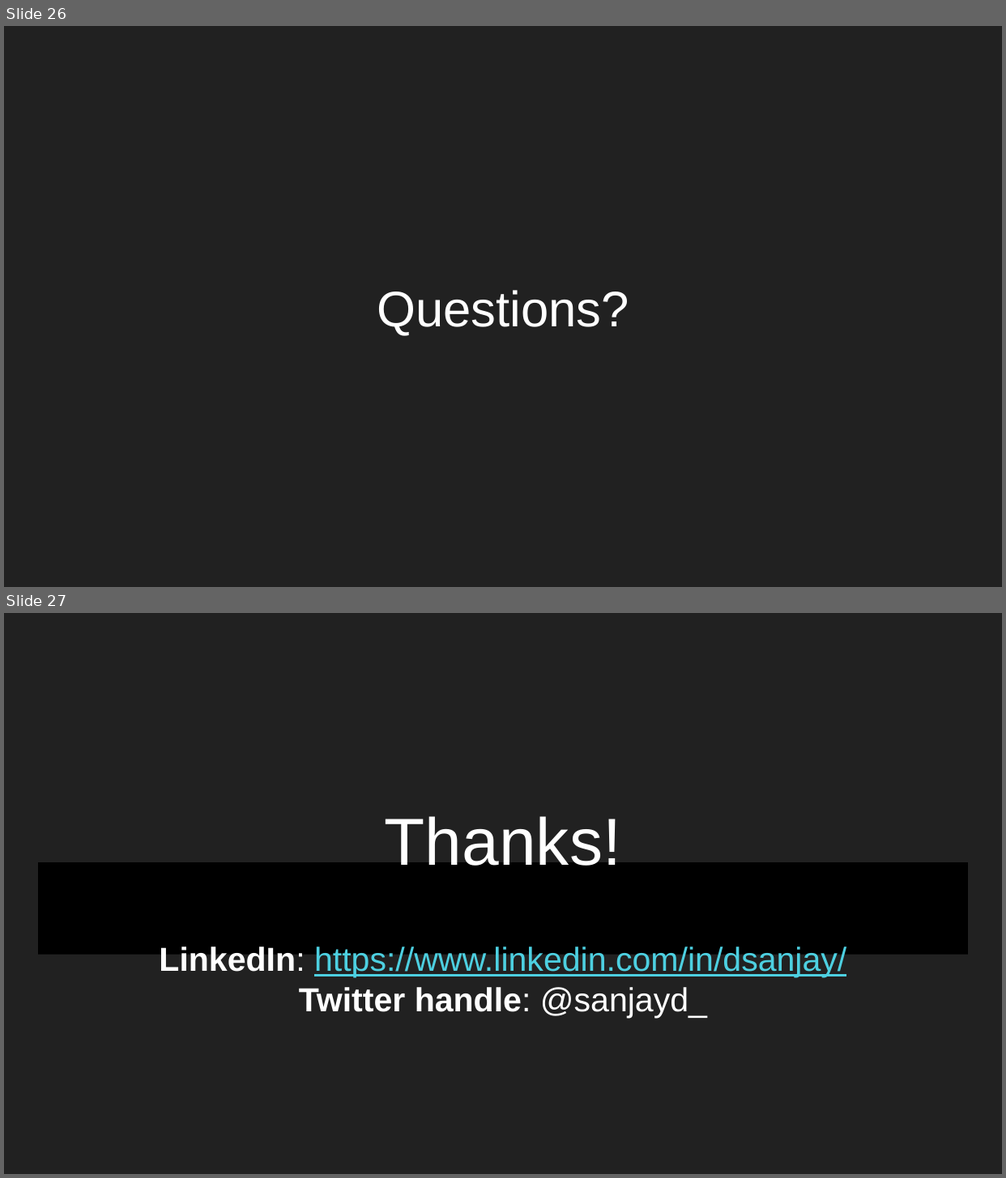
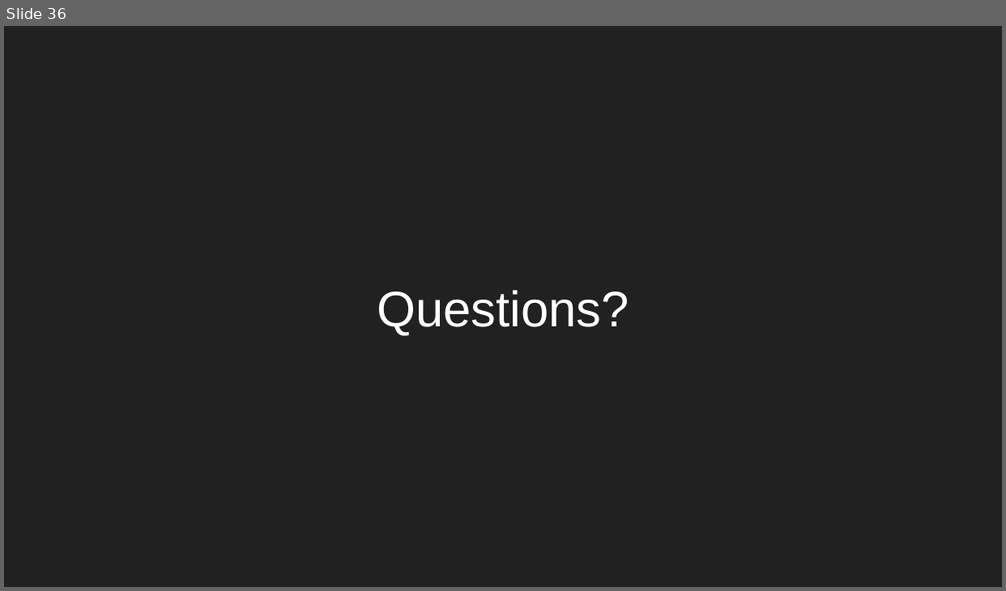
Before and after one commit to dorairajsanjay/vellore_tech_AI_ML_presentation_Feb2020, a slide deck: vit_ml_ai_core_principles_applications.pptx. Shown one above the other, each under a label of ours: slides 26 and 27 before the commit, slide 36 after it. The pictures are 1006x1178 and 1006x591 pixels, drawn with LibreOffice and Linux fonts; fonts in the diff are those of the drawing. Boxes give left, top, right and bottom in pixels: in the first picture for what was removed or moved away, otherwise in the second. Text is boxed around its words. In the diff, an @@ line names an element or a change of style, - is before the commit and + after.

```diff
--- a/vit_ml_ai_core_principles_applications.pptx
+++ b/vit_ml_ai_core_principles_applications.pptx
@@ slide 27 removed at (4,613,1002,1174), background #212121 @@
@@ title removed at (38,862,968,954) @@
-Thanks!
-LinkedIn: https://www.linkedin.com/in/dsanjay/
-Twitter handle: @sanjayd_
@@ what was slide 26 is now slide 36 @@
```
Also in this commit, not shown: 7 slides changed, 14 slides added, 3 other slides removed.
